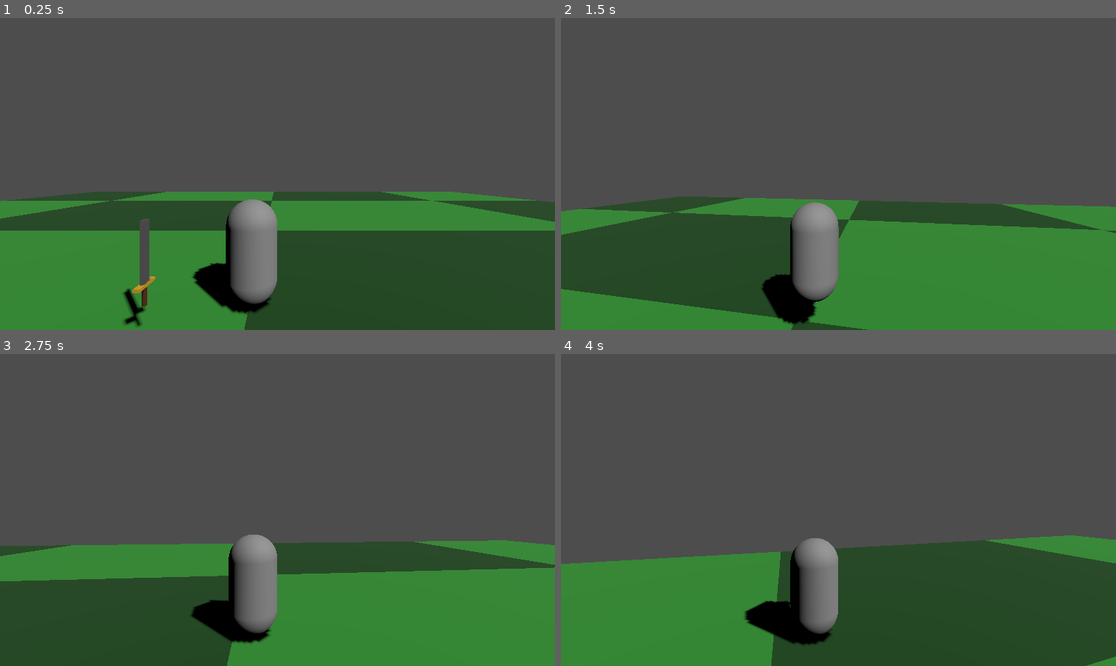
Above: before the commit, frames 1-4 (two rows, left to right).
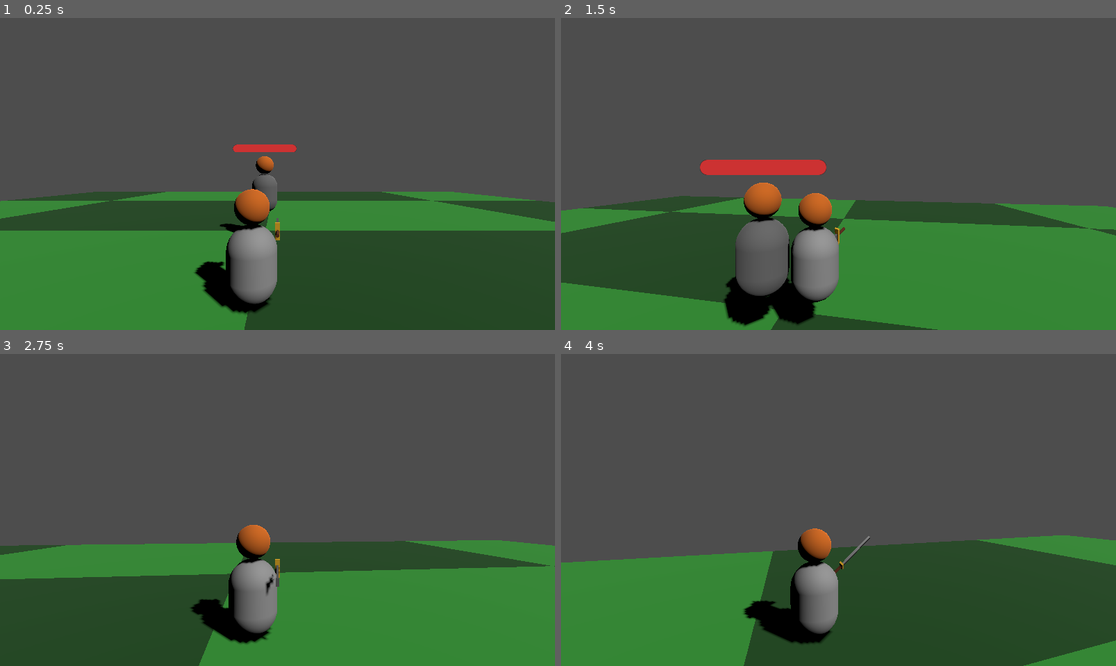
Above: after the commit, the same moments.

Repository: hungddv1007/godotgame-learn
Game: Godot game, scene res://scenes/main.tscn
The game is run twice, just before and just after one commit, with the same random seed, the same clock (stepped at 60 frames per second) and the same inputs.
Inputs (mouse positions are in pixels of both pictures, inside the frame that each line leads up to):
- Up to frame 1 (0.25 s): no input
- Up to frame 2 (1.5 s): tap Enter at 0.5 s; move the mouse to (866, 174) at 0.52 s; hold W from 0.53 s (still down); click (866, 174) at 0.67 s; tap Space at 0.77 s; move the mouse to (810, 174) at 1.27 s; click (810, 174) at 1.42 s
- Up to frame 3 (2.75 s): keep holding W; tap Space at 1.52 s; move the mouse to (288, 503) at 2.02 s; click (288, 503) at 2.17 s
- Up to frame 4 (4 s): keep holding W; move the mouse to (832, 516) at 2.77 s; click (832, 516) at 2.92 s; tap Space at 3.02, 3.77 s; move the mouse to (877, 513) at 3.52 s; click (877, 513) at 3.67 s

The runs differ from the first frame. In frame 1, 2.8% of the frame differs, in the area x 22-54%, y 40-99%; in frame 2, 7.5%, in the area x 0-100%, y 45-100%; in frame 3, 2.7%; in frame 4, 3.4%.

Commit message:
update head,headshot

Diff:
--- /dev/null
+++ b/components/combat/hitbox.gd
@@ -0,0 +1,33 @@
+extends Area3D
+class_name Hitbox
+
+@export var damage_data: DamageData
+@export var weapon_effect_manager: WeaponEffectManager
+
+var hit_entities: Array[Node] = []
+
+func clear_hit_history():
+	hit_entities.clear()
+
+func _ready():
+	area_entered.connect(_on_area_entered)
+
+func _on_area_entered(area: Area3D):
+	if area is Hurtbox:
+		var target = area.owner
+		# Không tự gây sát thương cho bản thân
+		if target == self.owner:
+			return
+
+		# Nếu đã đánh trúng mục tiêu này trong cú chém hiện tại rồi thì bỏ qua
+		if hit_entities.has(target):
+			return
+
+		# Lưu lại mục tiêu để không chém trúng lần 2 (ví dụ trúng cả thân và đầu)
+		hit_entities.append(target)
+
+		if damage_data:
+			area.receive_damage(damage_data)
+
+		if weapon_effect_manager:
+			weapon_effect_manager.apply_all_effects(target)
--- /dev/null
+++ b/components/combat/hurtbox.gd
@@ -0,0 +1,15 @@
+extends Area3D
+class_name Hurtbox
+
+@export var stats_manager: StatsManager
+@export var damage_multiplier: float = 1.0
+
+func receive_damage(damage: DamageData):
+	if stats_manager:
+		if damage_multiplier != 1.0:
+			var modified_damage = damage.duplicate()
+			modified_damage.amount *= damage_multiplier
+			stats_manager.take_damage(modified_damage)
+			print("Critical Hit! x", damage_multiplier)
+		else:
+			stats_manager.take_damage(damage)
--- a/components/stats/stats_manager.gd
+++ b/components/stats/stats_manager.gd
@@ -29,6 +29,7 @@
 # 2. Khối Trạng thái & Tags
 var active_tags: Dictionary = {}
 var active_effects: Array[StatusEffect] = []
+var regen_timer: float = 0.0
 
 func _ready():
 	_init_stat("max_hp", 100.0)
@@ -109,18 +110,23 @@
 	active_effects.append(new_effect)
 
 func _process(delta: float):
-	# Xử lý Hồi phục Vitals
-	if current_hp < get_stat("max_hp") and current_hp > 0:
-		current_hp = min(current_hp + get_stat("hp_regen") * delta, get_stat("max_hp"))
-		health_changed.emit(current_hp, get_stat("max_hp"))
+	# Xử lý Hồi phục Vitals (10 lần mỗi giây để tránh spam bộ nhớ)
+	regen_timer += delta
+	if regen_timer >= 0.1:
+		var tick_delta = regen_timer
+		regen_timer = 0.0
 
-	if current_mp < get_stat("max_mp"):
-		current_mp = min(current_mp + get_stat("mp_regen") * delta, get_stat("max_mp"))
+		if current_hp < get_stat("max_hp") and current_hp > 0:
+			current_hp = min(current_hp + get_stat("hp_regen") * tick_delta, get_stat("max_hp"))
+			health_changed.emit(current_hp, get_stat("max_hp"))
 
-	if current_stamina < get_stat("max_stamina"):
-		current_stamina = min(current_stamina + get_stat("stamina_regen") * delta, get_stat("max_stamina"))
+		if current_mp < get_stat("max_mp"):
+			current_mp = min(current_mp + get_stat("mp_regen") * tick_delta, get_stat("max_mp"))
 
-	# Xử lý Thời gian Status Effects
+		if current_stamina < get_stat("max_stamina"):
+			current_stamina = min(current_stamina + get_stat("stamina_regen") * tick_delta, get_stat("max_stamina"))
+
+	# Xử lý Thời gian Status Effects (Vẫn duy trì từng frame)
 	for i in range(active_effects.size() - 1, -1, -1):
 		var effect = active_effects[i]
 		if effect.process_effect(delta):
--- /dev/null
+++ b/components/ui/floating_health_bar.gd
@@ -0,0 +1,48 @@
+extends Sprite3D
+class_name FloatingHealthBar
+
+var viewport: SubViewport
+var progress_bar: ProgressBar
+
+func _ready():
+	billboard = BaseMaterial3D.BILLBOARD_ENABLED
+	transparent = true
+
+	# Tạo SubViewport linh động để không cần thiết lập file tscn rườm rà
+	viewport = SubViewport.new()
+	viewport.disable_3d = true
+	viewport.transparent_bg = true
+	viewport.size = Vector2(250, 30)
+	viewport.render_target_update_mode = SubViewport.UPDATE_ALWAYS
+	add_child(viewport)
+
+	# Tạo thanh Progress Bar
+	progress_bar = ProgressBar.new()
+	progress_bar.set_anchors_preset(Control.PRESET_FULL_RECT)
+	progress_bar.show_percentage = false
+
+	var style_bg = StyleBoxFlat.new()
+	style_bg.bg_color = Color(0.1, 0.1, 0.1, 0.8)
+	style_bg.corner_radius_top_left = 15
+	style_bg.corner_radius_bottom_right = 15
+	style_bg.corner_radius_bottom_left = 15
+	style_bg.corner_radius_top_right = 15
+
+	var style_fg = StyleBoxFlat.new()
+	style_fg.bg_color = Color(0.8, 0.2, 0.2, 1.0)
+	style_fg.corner_radius_top_left = 15
+	style_fg.corner_radius_bottom_right = 15
+	style_fg.corner_radius_bottom_left = 15
+	style_fg.corner_radius_top_right = 15
+
+	progress_bar.add_theme_stylebox_override("background", style_bg)
+	progress_bar.add_theme_stylebox_override("fill", style_fg)
+	viewport.add_child(progress_bar)
+
+	# Gắn viewport texture vào Sprite3D
+	texture = viewport.get_texture()
+
+func update_health(current: float, max_hp: float):
+	if progress_bar:
+		progress_bar.max_value = max_hp
+		progress_bar.value = current
--- /dev/null
+++ b/entities/enemies/target_dummy.gd
@@ -0,0 +1,68 @@
+extends StaticBody3D
+
+@onready var stats_manager = $StatsManager
+var debug_print_timer = 0.0
+var base_color: Color
+var previous_hp: float = 0.0
+var was_full: bool = true
+
+func _ready():
+	stats_manager.health_changed.connect(_on_health_changed)
+	stats_manager.died.connect(_on_died)
+
+	# Khởi tạo chỉ số cho hình nộm
+	stats_manager.add_modifier("max_hp", StatsManager.ModifierType.FLAT, 900.0) # Tổng 1000 HP
+	stats_manager.add_modifier("armor", StatsManager.ModifierType.FLAT, 50.0)
+	stats_manager.current_hp = stats_manager.get_stat("max_hp")
+	previous_hp = stats_manager.current_hp
+
+	$FloatingHealthBar.update_health(stats_manager.current_hp, stats_manager.get_stat("max_hp"))
+
+	# Lưu màu gốc
+	var body_material = $BodyMesh.mesh.surface_get_material(0)
+	if body_material:
+		base_color = body_material.albedo_color
+
+func _process(delta):
+	if debug_print_timer > 0:
+		debug_print_timer -= delta
+
+	var current = stats_manager.current_hp
+	var max_hp = stats_manager.get_stat("max_hp")
+
+	if current < max_hp:
+		was_full = false
+		if debug_print_timer <= 0:
+			print("Đang hồi máu... HP: ", snapped(current, 0.1), "/", max_hp)
+			debug_print_timer = 0.5
+	elif not was_full and current >= max_hp:
+		print("Dummy HP đã hồi đầy: ", max_hp, "/", max_hp)
+		was_full = true
+
+func _on_health_changed(current, max_hp):
+	$FloatingHealthBar.update_health(current, max_hp)
+
+	# Chỉ xử lý chớp đỏ và in log ngay lập tức nếu thực sự mất máu
+	if current < previous_hp:
+		print("Dummy bị chém! HP còn: ", snapped(current, 0.1), "/", max_hp)
+		debug_print_timer = 0.5 # Reset timer để không bị trùng log hồi máu ngay sau đó
+
+		var body_material = $BodyMesh.mesh.surface_get_material(0)
+		var head_material = $HeadMesh.mesh.surface_get_material(0)
+
+		var tween = create_tween()
+		if body_material:
+			body_material.albedo_color = Color.RED
+			tween.tween_property(body_material, "albedo_color", base_color, 0.15)
+
+		if head_material:
+			var head_base_color = Color(0.8, 0.4, 0.1, 1) # Màu gốc của đầu
+			head_material.albedo_color = Color.RED
+			# Dùng parallel để chạy chung hiệu ứng mờ cho đầu
+			tween.parallel().tween_property(head_material, "albedo_color", head_base_color, 0.15)
+
+	previous_hp = current
+
+func _on_died():
+	print("Dummy đã bị tiêu diệt!")
+	queue_free()
--- /dev/null
+++ b/entities/enemies/target_dummy.tscn
@@ -0,0 +1,83 @@
+[gd_scene load_steps=15 format=3]
+
+[ext_resource type="Script" path="res://entities/enemies/target_dummy.gd" id="1_dummy"]
+[ext_resource type="PackedScene" path="res://components/stats/stats_manager.tscn" id="2_stats"]
+[ext_resource type="Script" path="res://components/combat/hurtbox.gd" id="3_hurtbox"]
+[ext_resource type="Script" path="res://components/ui/floating_health_bar.gd" id="4_healthbar"]
+
+[sub_resource type="CapsuleShape3D" id="CapsuleShape3D_body"]
+height = 1.5
+
+[sub_resource type="StandardMaterial3D" id="StandardMaterial3D_body"]
+resource_local_to_scene = true
+albedo_color = Color(0.4, 0.4, 0.4, 1)
+
+[sub_resource type="CapsuleMesh" id="CapsuleMesh_body"]
+material = SubResource("StandardMaterial3D_body")
+height = 1.5
+
+[sub_resource type="CapsuleShape3D" id="CapsuleShape3D_hurtbox"]
+radius = 0.6
+height = 1.6
+
+[sub_resource type="SphereShape3D" id="SphereShape3D_head"]
+radius = 0.35
+
+[sub_resource type="StandardMaterial3D" id="StandardMaterial3D_head"]
+resource_local_to_scene = true
+albedo_color = Color(0.8, 0.4, 0.1, 1)
+
+[sub_resource type="SphereMesh" id="SphereMesh_head"]
+material = SubResource("StandardMaterial3D_head")
+radius = 0.35
+height = 0.7
+
+[sub_resource type="SphereShape3D" id="SphereShape3D_head_hurtbox"]
+radius = 0.45
+
+[node name="TargetDummy" type="StaticBody3D"]
+transform = Transform3D(1, 0, 0, 0, 1, 0, 0, 0, 1, 0, 0, 0)
+script = ExtResource("1_dummy")
+
+[node name="CollisionShape3D" type="CollisionShape3D" parent="."]
+transform = Transform3D(1, 0, 0, 0, 1, 0, 0, 0, 1, 0, 0.75, 0)
+shape = SubResource("CapsuleShape3D_body")
+
+[node name="BodyMesh" type="MeshInstance3D" parent="."]
+transform = Transform3D(1, 0, 0, 0, 1, 0, 0, 0, 1, 0, 0.75, 0)
+mesh = SubResource("CapsuleMesh_body")
+
+[node name="HeadMesh" type="MeshInstance3D" parent="."]
+transform = Transform3D(1, 0, 0, 0, 1, 0, 0, 0, 1, 0, 1.85, 0)
+mesh = SubResource("SphereMesh_head")
+
+[node name="HeadCollision" type="CollisionShape3D" parent="."]
+transform = Transform3D(1, 0, 0, 0, 1, 0, 0, 0, 1, 0, 1.85, 0)
+shape = SubResource("SphereShape3D_head")
+
+[node name="StatsManager" parent="." instance=ExtResource("2_stats")]
+
+[node name="Hurtbox" type="Area3D" parent="." node_paths=PackedStringArray("stats_manager")]
+transform = Transform3D(1, 0, 0, 0, 1, 0, 0, 0, 1, 0, 0.75, 0)
+collision_layer = 2
+collision_mask = 0
+script = ExtResource("3_hurtbox")
+stats_manager = NodePath("../StatsManager")
+
+[node name="CollisionShape3D" type="CollisionShape3D" parent="Hurtbox"]
+shape = SubResource("CapsuleShape3D_hurtbox")
+
+[node name="HeadHurtbox" type="Area3D" parent="." node_paths=PackedStringArray("stats_manager")]
+transform = Transform3D(1, 0, 0, 0, 1, 0, 0, 0, 1, 0, 1.85, 0)
+collision_layer = 2
+collision_mask = 0
+script = ExtResource("3_hurtbox")
+stats_manager = NodePath("../StatsManager")
+damage_multiplier = 1.75
+
+[node name="CollisionShape3D" type="CollisionShape3D" parent="HeadHurtbox"]
+shape = SubResource("SphereShape3D_head_hurtbox")
+
+[node name="FloatingHealthBar" type="Sprite3D" parent="."]
+transform = Transform3D(1, 0, 0, 0, 1, 0, 0, 0, 1, 0, 2.5, 0)
+script = ExtResource("4_healthbar")
--- a/entities/player/player.gd
+++ b/entities/player/player.gd
@@ -14,6 +14,11 @@
 var combat_timer = 0.0
 var is_in_combat = false
 var turn_speed = 10.0
+
+var attack_cooldown = 0.0
+var is_attacking = false
+
+@onready var weapon_socket = $VisualPivot/WeaponSocket
 
 func _ready():
 	spring_arm.top_level = true
@@ -39,9 +44,17 @@
 	spring_arm.global_position = spring_arm.global_position.lerp(target_pos, 20.0 * delta)
 
 	# Combat State Logic
+	if attack_cooldown > 0:
+		attack_cooldown -= delta
+
 	if Input.is_mouse_button_pressed(MOUSE_BUTTON_LEFT) or Input.is_mouse_button_pressed(MOUSE_BUTTON_RIGHT):
 		is_in_combat = true
 		combat_timer = 0.0
+
+		# Kích hoạt chém nếu dùng chuột trái
+		if Input.is_mouse_button_pressed(MOUSE_BUTTON_LEFT) and not is_attacking and attack_cooldown <= 0:
+			perform_attack()
+
 	elif is_in_combat:
 		combat_timer += delta
 		if combat_timer >= 0.5:
@@ -98,3 +111,35 @@
 		pass # Allow free-look
 
 	move_and_slide()
+
+func perform_attack():
+	is_attacking = true
+	attack_cooldown = 0.6
+
+	# Lấy Hitbox của thanh kiếm và bật lên
+	var sword_hitbox = weapon_socket.get_node("Sword/Hitbox")
+	if sword_hitbox:
+		if sword_hitbox.has_method("clear_hit_history"):
+			sword_hitbox.clear_hit_history()
+		sword_hitbox.monitoring = true
+
+	# Tạo Animation chém kiếm bằng Tween
+	var tween = create_tween()
+
+	# Vung kiếm ra sau (Windup)
+	tween.tween_property(weapon_socket, "rotation_degrees:x", 120.0, 0.1)
+	tween.parallel().tween_property(weapon_socket, "rotation_degrees:z", 45.0, 0.1)
+
+	# Chém mạnh tới trước (Swing)
+	tween.tween_property(weapon_socket, "rotation_degrees:x", -30.0, 0.15)
+	tween.parallel().tween_property(weapon_socket, "rotation_degrees:z", -45.0, 0.15)
+
+	# Thu kiếm về (Recovery)
+	tween.tween_property(weapon_socket, "rotation_degrees:x", 90.0, 0.2).set_delay(0.1)
+	tween.parallel().tween_property(weapon_socket, "rotation_degrees:z", 0.0, 0.2).set_delay(0.1)
+
+	tween.tween_callback(func():
+		is_attacking = false
+		if sword_hitbox:
+			sword_hitbox.monitoring = false
+	)
--- a/entities/player/player.tscn
+++ b/entities/player/player.tscn
@@ -1,10 +1,21 @@
 [gd_scene format=3 uid="uid://c6lmnnu1pbxn6"]
 
 [ext_resource type="Script" uid="uid://d3dl2f4ux2ojg" path="res://entities/player/player.gd" id="1_xxx"]
+[ext_resource type="PackedScene" path="res://items/weapons/sword/sword.tscn" id="2_sword"]
 
 [sub_resource type="CapsuleShape3D" id="CapsuleShape3D_xxx"]
+height = 1.5
 
 [sub_resource type="CapsuleMesh" id="CapsuleMesh_xxx"]
+height = 1.5
+
+[sub_resource type="StandardMaterial3D" id="StandardMaterial3D_head"]
+albedo_color = Color(0.8, 0.4, 0.1, 1)
+
+[sub_resource type="SphereMesh" id="SphereMesh_head"]
+material = SubResource("StandardMaterial3D_head")
+radius = 0.35
+height = 0.7
 
 
 
@@ -12,16 +23,27 @@
 script = ExtResource("1_xxx")
 
 [node name="CollisionShape3D" type="CollisionShape3D" parent="." unique_id=1069100266]
+transform = Transform3D(1, 0, 0, 0, 1, 0, 0, 0, 1, 0, -0.25, 0)
 shape = SubResource("CapsuleShape3D_xxx")
 
 [node name="VisualPivot" type="Node3D" parent="."]
 
 [node name="MeshInstance3D" type="MeshInstance3D" parent="VisualPivot" unique_id=1669650322]
+transform = Transform3D(1, 0, 0, 0, 1, 0, 0, 0, 1, 0, -0.25, 0)
 mesh = SubResource("CapsuleMesh_xxx")
 
+[node name="HeadMesh" type="MeshInstance3D" parent="VisualPivot"]
+transform = Transform3D(1, 0, 0, 0, 1, 0, 0, 0, 1, 0, 0.85, 0)
+mesh = SubResource("SphereMesh_head")
+
 [node name="FaceMesh" type="CSGBox3D" parent="VisualPivot"]
-transform = Transform3D(1, 0, 0, 0, 1, 0, 0, 0, 1, 0, 0.5, -0.5)
-size = Vector3(0.6, 0.2, 0.3)
+transform = Transform3D(1, 0, 0, 0, 1, 0, 0, 0, 1, 0, 0.95, -0.35)
+size = Vector3(0.5, 0.15, 0.2)
+
+[node name="WeaponSocket" type="Node3D" parent="VisualPivot"]
+transform = Transform3D(1, 0, 0, 0, -4.37114e-08, 1, 0, -1, -4.37114e-08, 0.5, 0.2, -0.5)
+
+[node name="Sword" parent="VisualPivot/WeaponSocket" instance=ExtResource("2_sword")]
 
 [node name="SpringArm3D" type="SpringArm3D" parent="." unique_id=136719115]
 transform = Transform3D(1, 0, 0, 0, 1, 0, 0, 0, 1, 0.5, 1.5, 0)
--- a/items/weapons/sword/sword.tscn
+++ b/items/weapons/sword/sword.tscn
@@ -1,6 +1,18 @@
-[gd_scene load_steps=2 format=3]
+[gd_scene load_steps=10 format=3]
 
 [ext_resource type="PackedScene" path="res://components/weapon_effect/weapon_effect_manager.tscn" id="1_effect_mgr"]
+[ext_resource type="Script" path="res://components/combat/hitbox.gd" id="2_hitbox"]
+[ext_resource type="Script" path="res://components/stats/damage_data.gd" id="3_damage"]
+
+[sub_resource type="Resource" id="Resource_hitbox_damage"]
+script = ExtResource("3_damage")
+amount = 25.0
+damage_type = 0
+flat_pen = 0.0
+percent_pen = 0.0
+
+[sub_resource type="BoxShape3D" id="BoxShape3D_hitbox"]
+size = Vector3(0.1, 1.0, 0.2)
 
 [sub_resource type="StandardMaterial3D" id="StandardMaterial3D_blade"]
 albedo_color = Color(0.8, 0.8, 0.8, 1)
@@ -31,6 +43,18 @@
 
 [node name="WeaponEffectManager" parent="." instance=ExtResource("1_effect_mgr")]
 
+[node name="Hitbox" type="Area3D" parent="." node_paths=PackedStringArray("weapon_effect_manager")]
+transform = Transform3D(1, 0, 0, 0, 1, 0, 0, 0, 1, 0, 0.6, 0)
+collision_layer = 0
+collision_mask = 2
+monitoring = false
+script = ExtResource("2_hitbox")
+damage_data = SubResource("Resource_hitbox_damage")
+weapon_effect_manager = NodePath("../WeaponEffectManager")
+
+[node name="CollisionShape3D" type="CollisionShape3D" parent="Hitbox"]
+shape = SubResource("BoxShape3D_hitbox")
+
 [node name="Blade" type="MeshInstance3D" parent="."]
 transform = Transform3D(1, 0, 0, 0, 1, 0, 0, 0, 1, 0, 0.6, 0)
 mesh = SubResource("BoxMesh_blade")
--- a/scenes/main.tscn
+++ b/scenes/main.tscn
@@ -2,7 +2,7 @@
 
 [ext_resource type="Shader" uid="uid://cotuyv05jqefh" path="res://entities/player/player.gdshader" id="1_0xm2m"]
 [ext_resource type="PackedScene" uid="uid://c6lmnnu1pbxn6" path="res://entities/player/player.tscn" id="1_yyy"]
-[ext_resource type="PackedScene" path="res://items/weapons/sword/sword.tscn" id="3_h2yge"]
+[ext_resource type="PackedScene" path="res://entities/enemies/target_dummy.tscn" id="2_dummy"]
 
 [sub_resource type="BoxShape3D" id="BoxShape3D_yyy"]
 size = Vector3(50, 1, 50)
@@ -41,5 +41,5 @@
 [node name="Player" parent="." unique_id=369361743 instance=ExtResource("1_yyy")]
 transform = Transform3D(1, 0, 0, 0, 1, 0, 0, 0, 1, 0, 1, 0)
 
-[node name="Sword" parent="." unique_id=1001840236 instance=ExtResource("3_h2yge")]
-transform = Transform3D(1, 0, 0, 0, 1, 0, 0, 0, 1, -1.564647, 0.68654, 0.8417573)
+[node name="TargetDummy" parent="." instance=ExtResource("2_dummy")]
+transform = Transform3D(1, 0, 0, 0, 1, 0, 0, 0, 1, 0, 1, -4)
Not shown, added: components/combat/hitbox.gd.uid
Not shown, added: components/combat/hurtbox.gd.uid
Not shown, added: components/ui/floating_health_bar.gd.uid
Not shown, added: entities/enemies/target_dummy.gd.uid
